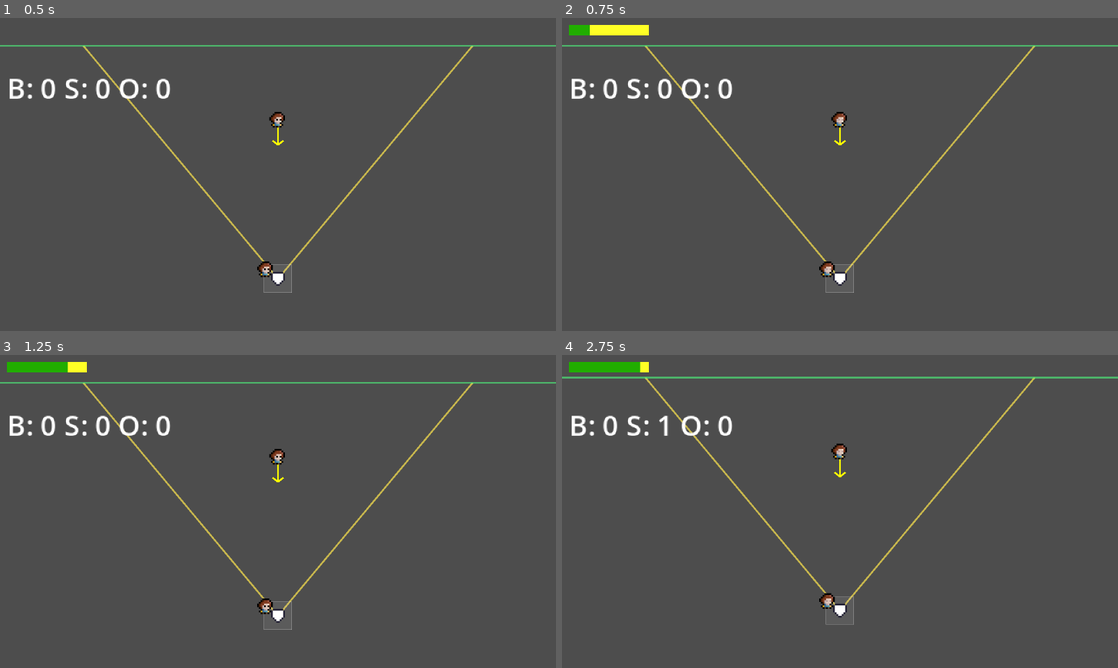
Above: before the commit, frames 1-4 (two rows, left to right).
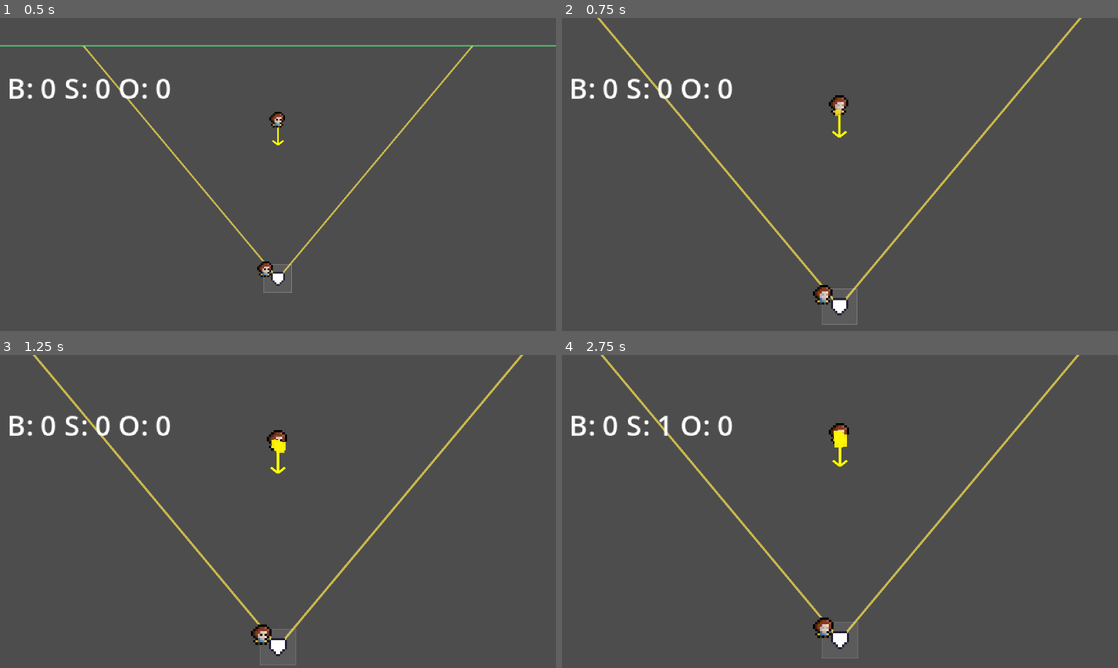
Above: after the commit, the same moments.

Repository: LunchBoxValley/base_quest
Game: Godot game, scene res://scenes/main/main.tscn
The game is run twice, just before and just after one commit, with the same random seed, the same clock (stepped at 60 frames per second) and the same inputs.
Inputs:
- Up to frame 1 (0.5 s): no input
- Up to frame 2 (0.75 s): tap Enter (pitch) at 0.5, 0.6 s
- Up to frame 3 (1.25 s): no input
- Up to frame 4 (2.75 s): tap Space at 1.25 s; tap Left (aim_left) at 1.35 s; tap Enter (pitch) at 1.55, 2.3 s; tap Right (aim_right) at 2.1 s

Frame 1 is identical in both runs. In frame 2, 3.5% of the frame differs, in the area x 0-100%, y 0-98%; in frame 3, 3.5%; in frame 4, 3.7%, in the area x 0-100%, y 0-97%.

Commit message:
update 10
Charging over the hud

Diff:
--- a/UI/pitch_meter.gd
+++ b/UI/pitch_meter.gd
@@ -1,34 +1,45 @@
 # res://ui/pitch_meter.gd
+# Meter still drives timing (power → accuracy) but stays invisible by default.
 extends Control
 class_name PitchMeter
 
 signal finished(power: float, accuracy: float)
 
+@export var show_ui: bool = false          # ← keep the HUD hidden
 @export var anchor_corner: int = Control.PRESET_TOP_LEFT
 @export var anchor_offset: Vector2 = Vector2(4, 4)
-@export var speed: float = 2.0  # cycles per second
+@export var speed: float = 2.0             # sweep cycles per second
+@export var bar_width: float = 48.0        # only used if UI is shown
 
-@onready var fg: ColorRect = $BarFG
+@onready var fg: ColorRect = $BarFG        # optional; safe if missing
 
-var _t := 0.0
-var _phase := 0              # 0 = power, 1 = accuracy, 2 = done
-var running := false
-var power := 0.5
-var accuracy := 0.5
+var _t: float = 0.0
+var _phase: int = 0                        # 0 = power, 1 = accuracy, 2 = done
+var running: bool = false
+
+var power: float = 0.5
+var accuracy: float = 0.5
 
 func _ready() -> void:
 	set_anchors_preset(anchor_corner)
 	position = anchor_offset
 	mouse_filter = MOUSE_FILTER_IGNORE
-	visible = false
+	visible = show_ui                        # ← respect show_ui
 	add_to_group("pitch_meter")
 	set_process(true)
 
 func start() -> void:
-	visible = true
 	running = true
 	_phase = 0
 	_t = 0.0
+	if show_ui:
+		visible = true
+		if fg: fg.size.x = 0.0
+
+func stop() -> void:
+	running = false
+	if show_ui:
+		visible = false
 
 func lock() -> void:
 	if not running:
@@ -41,7 +52,8 @@
 		accuracy = _current_value()
 		_phase = 2
 		running = false
-		visible = false
+		if show_ui:
+			visible = false
 		finished.emit(power, accuracy)
 
 func _process(delta: float) -> void:
@@ -49,10 +61,19 @@
 		return
 	_t += delta * speed
 	var v := _current_value()
-	# If your bar width differs, tweak 48.0 to match
-	fg.size.x = int(48.0 * v)
+	if show_ui and fg:
+		fg.size.x = int(bar_width * v)
 
 func _current_value() -> float:
-	# ping-pong 0..1..0
+	# Ping-pong sweep 0→1→0
 	var r := fposmod(_t, 2.0)
-	return (r if r <= 1.0 else (2.0 - r))
+	return r if r <= 1.0 else (2.0 - r)
+
+# Exposed getters so Pitcher/particles can mirror the live value/phase.
+func current_value() -> float:
+	if running:
+		return _current_value()
+	return power if _phase >= 1 else 0.0
+
+func current_phase() -> int:
+	return _phase
--- a/UI/umpire_hud.tscn
+++ b/UI/umpire_hud.tscn
@@ -4,11 +4,10 @@
 
 [node name="UmpireHUD" type="Control"]
 layout_mode = 3
-anchors_preset = 15
-anchor_right = 1.0
+anchors_preset = 2
+anchor_top = 1.0
 anchor_bottom = 1.0
-grow_horizontal = 2
-grow_vertical = 2
+grow_vertical = 0
 script = ExtResource("1_p2gtg")
 
 [node name="CallTimer" type="Timer" parent="."]
--- /dev/null
+++ b/entities/pitcher/pitch_charge.gd
@@ -0,0 +1,149 @@
+# res://effects/pitch_charge.gd
+extends CPUParticles2D
+class_name PitchCharge
+
+# --- Timings ---
+@export var default_lifetime: float = 0.30
+@export var burst_lifetime: float = 0.16
+@export var dissolve_time: float = 0.12
+
+# --- Counts / Sizes ---
+@export var base_amount: int = 12
+@export var max_amount: int = 120
+@export var burst_amount: int = 36
+
+@export var scale_min: float = 0.90
+@export var scale_max: float = 2.10
+
+# --- Colors ---
+@export var color_min: Color = Color(1.0, 0.82, 0.15, 0.70) # amber
+@export var color_full: Color = Color(1.0, 1.0, 0.0, 1.0)   # bright yellow (full)
+
+# --- Motion encoding (maps to "info") ---
+# POWER (phase 0): faster particles as charge rises.
+@export var vel_min_base: float = 8.0
+@export var vel_max_base: float = 16.0
+@export var vel_min_full: float = 20.0
+@export var vel_max_full: float = 36.0
+
+# ACCURACY (phase 1): tighten spread as accuracy rises; narrow velocity band.
+@export var spread_wide_deg: float = 180.0
+@export var spread_tight_deg: float = 24.0
+
+# FULL cue when phase==1 and level >= threshold
+@export var full_threshold: float = 0.98
+@export var full_pulse_scale: float = 1.12
+@export var full_pulse_time: float = 0.10
+
+var _level := 0.0           # 0..1 level for current phase
+var _phase := 0             # 0=power, 1=accuracy, 2=done
+var _tween: Tween
+var _flag_full := false
+
+func _ready() -> void:
+	z_index = 50
+	local_coords = true
+	one_shot = false
+	emitting = false
+	lifetime = default_lifetime
+	visible = false
+
+	gravity = Vector2.ZERO
+	spread = spread_wide_deg   # wide bloom by default
+
+	if texture == null:
+		push_warning("[PitchCharge] No Texture set (use a 2×2 or 4×4 white dot).")
+
+func start_charge() -> void:
+	_kill_tween()
+	visible = true
+	one_shot = false
+	lifetime = default_lifetime
+	amount = base_amount
+	_level = 0.0
+	_phase = 0
+	_flag_full = false
+	modulate = color_min
+	scale = Vector2.ONE * scale_min
+
+	# POWER defaults
+	spread = spread_wide_deg
+	initial_velocity_min = vel_min_base
+	initial_velocity_max = vel_max_base
+
+	emitting = false
+	emitting = true
+
+func set_level(v: float, phase: int = 0) -> void:
+	# Called each frame by the Pitcher while the meter runs.
+	_level = clamp(v, 0.0, 1.0)
+	_phase = phase
+
+	# Common: grow count and size
+	amount = int(lerp(float(base_amount), float(max_amount), _level))
+	scale  = Vector2.ONE * lerp(scale_min, scale_max, _level)
+
+	if _phase == 0:
+		# POWER: brighter + faster particles as power charges
+		modulate = color_min.lerp(color_full, _level)
+		initial_velocity_min = lerp(vel_min_base, vel_min_full, _level)
+		initial_velocity_max = lerp(vel_max_base, vel_max_full, _level)
+		spread = spread_wide_deg
+		_flag_full = false  # reset (we only "full" on accuracy)
+	elif _phase == 1:
+		# ACCURACY: tighten spread, narrow velocity band, bright yellow at max
+		modulate = color_min.lerp(color_full, _level)
+		spread = lerp(spread_wide_deg, spread_tight_deg, _level)
+
+		# Centered, narrowing band as accuracy rises
+		var base_center := (vel_min_base + vel_max_base) * 0.5
+		var full_center := (vel_min_full + vel_max_full) * 0.5
+		var center = lerp(base_center, full_center, 0.6)
+		var base_width := (vel_max_base - vel_min_base)
+		var width = lerp(base_width, 2.0, _level)  # shrink randomness toward ~2 px/s
+		initial_velocity_min = max(0.0, center - width * 0.5)
+		initial_velocity_max = center + width * 0.5
+
+		# FULL cue once when we cross threshold
+		if not _flag_full and _level >= full_threshold:
+			_flag_full = true
+			_pulse_full()
+
+func release_burst(power: float = 1.0) -> void:
+	_kill_tween()
+	one_shot = true
+	lifetime = burst_lifetime
+	amount = max(int(lerp(float(burst_amount), float(burst_amount) * 1.8, clamp(power, 0.0, 1.0))), 1)
+
+	emitting = false  # retrigger one-shot
+	emitting = true
+
+	_tween = create_tween().set_trans(Tween.TRANS_QUAD).set_ease(Tween.EASE_OUT)
+	_tween.tween_property(self, "modulate:a", 0.0, dissolve_time)
+	_tween.tween_callback(Callable(self, "_reset_after_burst"))
+
+func _pulse_full() -> void:
+	# Snap pulse to sell "max": quick up then settle.
+	var start_s := scale
+	scale = start_s * full_pulse_scale
+	_kill_tween()
+	_tween = create_tween().set_trans(Tween.TRANS_BACK).set_ease(Tween.EASE_OUT)
+	_tween.tween_property(self, "scale", start_s, full_pulse_time)
+
+func _reset_after_burst() -> void:
+	emitting = false
+	one_shot = false
+	lifetime = default_lifetime
+	modulate = color_min
+	scale = Vector2.ONE * scale_min
+	amount = base_amount
+	spread = spread_wide_deg
+	initial_velocity_min = vel_min_base
+	initial_velocity_max = vel_max_base
+	visible = false
+	_flag_full = false
+
+func _kill_tween() -> void:
+	if _tween and _tween.is_valid():
+		_tween.kill()
+		_tween = null
--- a/entities/pitcher/pitcher.gd
+++ b/entities/pitcher/pitcher.gd
@@ -1,22 +1,25 @@
 # res://scenes/main/pitcher.gd
+# Starts charge zoom when the (hidden) meter starts; snaps back on release.
 extends Node2D
 class_name Pitcher
 
 # Scenes/paths
 @export var ball_scene: PackedScene = preload("res://entities/ball/ball.tscn")
 @export var home_plate_path: NodePath
-@export var pitch_meter_path: NodePath   # optional: or found by group "pitch_meter"
+@export var pitch_meter_path: NodePath      # keep the meter in the scene, show_ui=false
+@export var charge_path: NodePath           # Hand/PitchCharge (CPUParticles2D)
 
 # Tuning
 @export var pitch_speed: float = 220.0
-@export var aim_slots_per_side: int = 4              # -4..+4
+@export var aim_slots_per_side: int = 4
 @export var strike_zone_half_width: float = 12.0
-@export var out_of_zone_extra: float = 2.0           # modest outside
+@export var out_of_zone_extra: float = 2.0
 
 # Visuals
 @export var draw_aim_indicator: bool = true
 
 @onready var hand: Marker2D = $Hand
+@onready var charge: Node = null
 
 var _aim_slot: int = 0
 var _home_plate: Node2D
@@ -25,7 +28,18 @@
 func _ready() -> void:
 	add_to_group("pitcher")
 	_home_plate = get_node_or_null(home_plate_path)
+	charge = get_node_or_null(charge_path)
+	if charge == null and hand:
+		charge = hand.get_node_or_null("PitchCharge")
 	queue_redraw()
+
+func _process(_delta: float) -> void:
+	# Mirror meter into the particle effect while charging
+	if _meter_active:
+		var meter := _get_meter()
+		if meter and charge and charge.has_method("set_level") \
+		and meter.has_method("current_value") and meter.has_method("current_phase"):
+			charge.set_level(meter.current_value(), meter.current_phase())
 
 func _unhandled_input(event: InputEvent) -> void:
 	if Input.is_action_just_pressed("aim_left"):
@@ -42,16 +56,26 @@
 				_meter_active = true
 				if not meter.finished.is_connected(_on_meter_finished):
 					meter.finished.connect(_on_meter_finished)
-				if meter.has_method("start"):
-					meter.start()
+				meter.start()
+				if charge and charge.has_method("start_charge"):
+					charge.start_charge()
+				var cam := get_tree().get_first_node_in_group("game_camera")
+				if cam and cam.has_method("charge_zoom_start"):
+					cam.charge_zoom_start()
 			else:
-				if meter.has_method("lock"):
-					meter.lock()
+				meter.lock()
 		else:
+			# No meter in scene: quick puff and throw
+			if charge and charge.has_method("start_charge"):
+				charge.start_charge()
+				if charge.has_method("set_level"): charge.set_level(1.0, 1)
+				if charge.has_method("release_burst"): charge.release_burst(1.0)
 			_do_pitch(1.0, 1.0)
 
 func _on_meter_finished(power: float, accuracy: float) -> void:
 	_meter_active = false
+	if charge and charge.has_method("release_burst"):
+		charge.release_burst(power)
 	_do_pitch(power, accuracy)
 
 func _get_meter() -> Node:
@@ -81,11 +105,15 @@
 	var speed_mult = clamp(0.7 + 0.6 * clamp(power, 0.0, 1.0), 0.1, 2.0)
 	b.pitch_from(hand.global_position, dir, pitch_speed * speed_mult)
 
+	# SNAP BACK zoom on release, then follow ball
 	var cam := get_tree().get_first_node_in_group("game_camera")
-	if cam and cam.has_method("follow_target"):
-		cam.follow_target(b)
+	if cam:
+		if cam.has_method("charge_zoom_end"):
+			cam.charge_zoom_end()  # snaps or eases based on camera export
+		if cam.has_method("follow_target"):
+			cam.follow_target(b)
 		if cam.has_method("kick"):
-			cam.kick(1.5, 0.10)  # micro pop on release
+			cam.kick(1.5, 0.10)
 		if b.has_signal("out_of_play"):
 			b.out_of_play.connect(func():
 				if is_instance_valid(cam) and cam.has_method("follow_default"):
@@ -97,7 +125,6 @@
 		var max_offset := strike_zone_half_width + out_of_zone_extra
 		var step := max_offset / float(aim_slots_per_side)
 		var offset_x := _aim_slot * step
-		# tighter wobble
 		var wobble_amp = step * 0.4 * (1.0 - clamp(accuracy, 0.0, 1.0))
 		offset_x += (randf() * 2.0 - 1.0) * wobble_amp
 
@@ -114,7 +141,7 @@
 
 func _draw() -> void:
 	if draw_aim_indicator and is_instance_valid(hand):
-		var dir := _compute_pitch_direction_with_accuracy(1.0) # preview w/o wobble
+		var dir := _compute_pitch_direction_with_accuracy(1.0)
 		var start := hand.position
 		var end := start + dir * 12.0
 		draw_line(start, end, Color(1, 1, 0), 1.0, false)
--- a/entities/pitcher/pitcher.tscn
+++ b/entities/pitcher/pitcher.tscn
@@ -1,7 +1,9 @@
-[gd_scene load_steps=12 format=3 uid="uid://b3csctfbk3plb"]
+[gd_scene load_steps=14 format=3 uid="uid://b3csctfbk3plb"]
 
 [ext_resource type="Script" uid="uid://bofcigu3myv4a" path="res://entities/pitcher/pitcher.gd" id="1_wsxdh"]
 [ext_resource type="Texture2D" uid="uid://x7w2370dnhh" path="res://assets/sprites/Minifantasy_NPCsCarpenterIdle.png" id="2_5fwch"]
+[ext_resource type="Texture2D" uid="uid://dgbthj7syxatv" path="res://assets/sprites/spark.png" id="2_l6jpl"]
+[ext_resource type="Script" uid="uid://dprhhw21f2mtu" path="res://entities/pitcher/pitch_charge.gd" id="3_0a36j"]
 
 [sub_resource type="AtlasTexture" id="AtlasTexture_ajnkh"]
 atlas = ExtResource("2_5fwch")
@@ -68,11 +70,26 @@
 }]
 
 [node name="Pitcher" type="Node2D"]
+z_index = 4
 script = ExtResource("1_wsxdh")
 
 [node name="Hand" type="Marker2D" parent="."]
 position = Vector2(0, 1)
 
+[node name="PitchCharge" type="CPUParticles2D" parent="Hand"]
+z_index = 20
+y_sort_enabled = true
+amount = 18
+texture = ExtResource("2_l6jpl")
+local_coords = true
+emission_shape = 3
+emission_rect_extents = Vector2(1, 1)
+spread = 180.0
+gravity = Vector2(0, 0)
+initial_velocity_min = 12.0
+initial_velocity_max = 90.91
+script = ExtResource("3_0a36j")
+
 [node name="AnimatedSprite2D" type="AnimatedSprite2D" parent="."]
 sprite_frames = SubResource("SpriteFrames_towbv")
 animation = &"idle"
--- a/scenes/main/camera_2d.gd
+++ b/scenes/main/camera_2d.gd
@@ -1,14 +1,22 @@
-# res://scenes/main/camera_2d.gd
 extends Camera2D
 class_name GameCamera
 
 @export var default_target_path: NodePath      # usually ../Entities/Pitcher
-@export var field_path: NodePath               # Field node (with FieldJudge)
+@export var field_path: NodePath               # Field node (FieldJudge) for limits
 @export var follow_lerp_speed: float = 10.0
 
 # Pre-pitch framing: pitcher 1/3 from top, centered X
 @export var default_x_ratio: float = 0.5
 @export var default_y_ratio: float = 1.0 / 3.0
+
+# -------- Charge zoom (relative to baseline) --------
+@export var charge_zoom_amount: float = 0.20        # 0.20 = 20% closer
+@export var charge_zoom_in_time: float = 0.35       # slow ease-in while charging
+@export var charge_zoom_out_time: float = 0.05      # quick snap back
+@export var charge_zoom_snap_on_release: bool = true
+
+var _baseline_zoom: Vector2 = Vector2.ONE
+var _zoom_tw: Tween = null
 
 var _target: Node2D
 var _use_offset: bool = true   # true = offset framing (pitcher), false = center (ball)
@@ -22,6 +30,7 @@
 	enabled = true
 	add_to_group("game_camera")
 	_apply_field_limits()
+	_baseline_zoom = zoom                       # capture whatever you set in the editor
 	follow_default(true)
 
 func _apply_field_limits() -> void:
@@ -56,6 +65,27 @@
 	_kick_time = duration
 	_kick_len = duration
 
+# -------- Charge zoom API (called by Pitcher) --------
+func charge_zoom_start() -> void:
+	_kill_zoom_tween()
+	var amt = clamp(charge_zoom_amount, 0.0, 0.9)
+	var target = _baseline_zoom * (1.0 + amt)      # >1 zooms IN
+	_zoom_tw = create_tween().set_trans(Tween.TRANS_QUAD).set_ease(Tween.EASE_OUT)
+	_zoom_tw.tween_property(self, "zoom", target, charge_zoom_in_time)
+
+func charge_zoom_end() -> void:
+	_kill_zoom_tween()
+	if charge_zoom_snap_on_release or charge_zoom_out_time <= 0.0:
+		zoom = _baseline_zoom                         # instant snap
+	else:
+		_zoom_tw = create_tween().set_trans(Tween.TRANS_QUAD).set_ease(Tween.EASE_OUT)
+		_zoom_tw.tween_property(self, "zoom", _baseline_zoom, charge_zoom_out_time)
+
+func _kill_zoom_tween() -> void:
+	if _zoom_tw and _zoom_tw.is_valid():
+		_zoom_tw.kill()
+		_zoom_tw = null
+
 func _process(delta: float) -> void:
 	if _target == null:
 		return
--- a/scenes/main/main.tscn
+++ b/scenes/main/main.tscn
@@ -18,6 +18,7 @@
 script = ExtResource("1_k2fmo")
 default_target_path = NodePath("../Entities/Pitcher")
 field_path = NodePath("../Field")
+charge_zoom_amount = 0.3
 
 [node name="HomePlate" parent="." instance=ExtResource("2_k2fmo")]
 position = Vector2(160, 150)
@@ -32,9 +33,11 @@
 position = Vector2(160, 60)
 home_plate_path = NodePath("../../HomePlate")
 pitch_meter_path = NodePath("../../HUD/pitch_meter")
+charge_path = NodePath("Hand/PitchCharge")
 
 [node name="Batter" parent="Entities" instance=ExtResource("4_ow5a4")]
 position = Vector2(153, 146)
+home_plate_path = NodePath("../../HomePlate")
 
 [node name="HUD" type="CanvasLayer" parent="."]
 layer = 10
@@ -54,15 +57,8 @@
 grow_vertical = 1
 
 [node name="UmpireHUD" parent="HUD" instance=ExtResource("5_6q06x")]
-anchors_preset = 2
-anchor_top = 1.0
-anchor_right = 0.0
-offset_left = 7.0
-offset_top = -23.0
-offset_right = 7.0
-offset_bottom = -23.0
-grow_horizontal = 1
-grow_vertical = 0
 home_plate_path = NodePath("../../HomePlate")
 batter_path = NodePath("../../Entities/Batter")
 field_path = NodePath("../../Field")
+
+[editable path="Entities/Pitcher"]
Binary file added: assets/sprites/spark.png
Not shown, added: assets/sprites/spark.png.import
Not shown, added: entities/pitcher/pitch_charge.gd.uid
